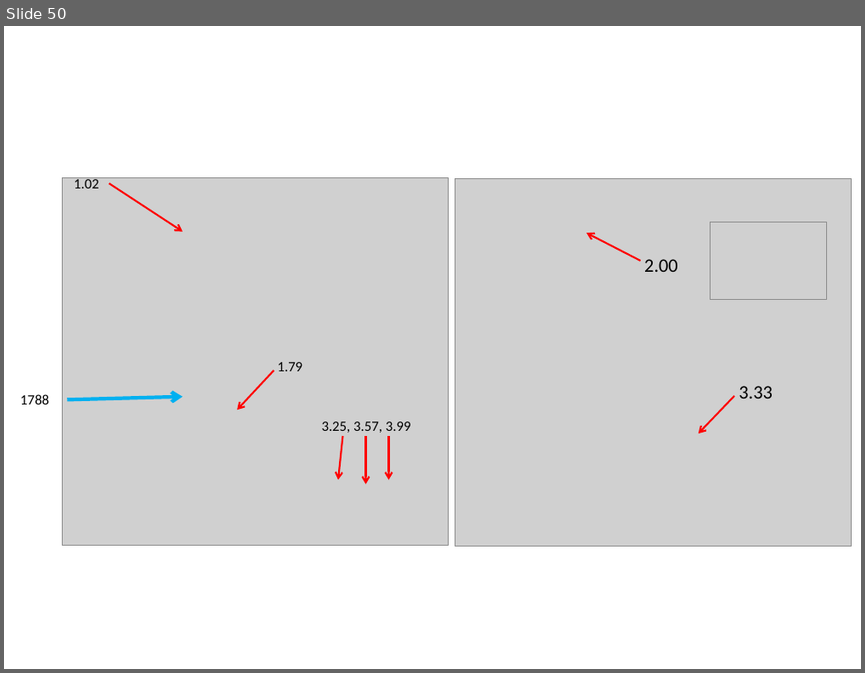
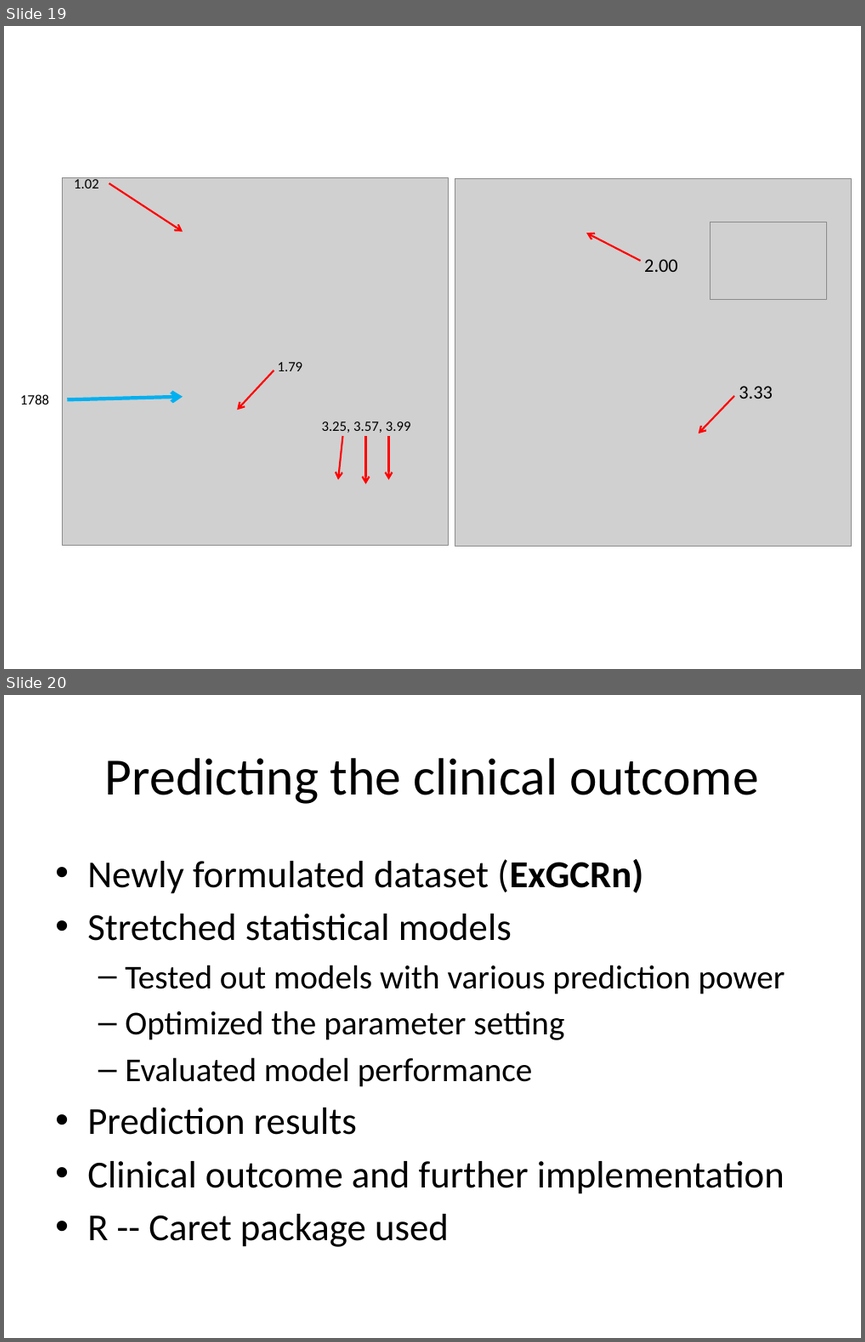
Before and after one commit to 2waybene/mixturemodel, a slide deck: BeijingMeeting/OralCancer.pptx. Shown one above the other, each under a label of ours: slide 50 before the commit, slides 19 and 20 after it. The pictures are 865x673 and 865x1342 pixels, drawn with LibreOffice and Linux fonts; fonts in the diff are those of the drawing; grey boxes stand for pictures. Boxes give left, top, right and bottom in pixels: in the first picture for what was removed or moved away, otherwise in the second. Text is boxed around its words. In the diff, an @@ line names an element or a change of style, - is before the commit and + after.

```diff
--- a/BeijingMeeting/OralCancer.pptx
+++ b/BeijingMeeting/OralCancer.pptx
@@ slide 20 added at [4,695,861,1338], background #FFFFFF @@
@@ title added at [105,758,758,804], 44 pt, text #000000 @@
+Predicting the clinical outcome
@@ text added at [87,859,785,1247], 32 pt, text #000000 @@
+• Newly formulated dataset (ExGCRn)
+• Stretched statistical models
+  – Tested out models with various prediction power
+  – Optimized the parameter setting
+  – Evaluated model performance
+• Prediction results
+• Clinical outcome and further implementation
+• R -- Caret package used
@@ what was slide 50 is now slide 19 @@
```
Also in this commit, not shown: 2 slides changed, 16 other slides added, 2 slides removed, 2 other files.
